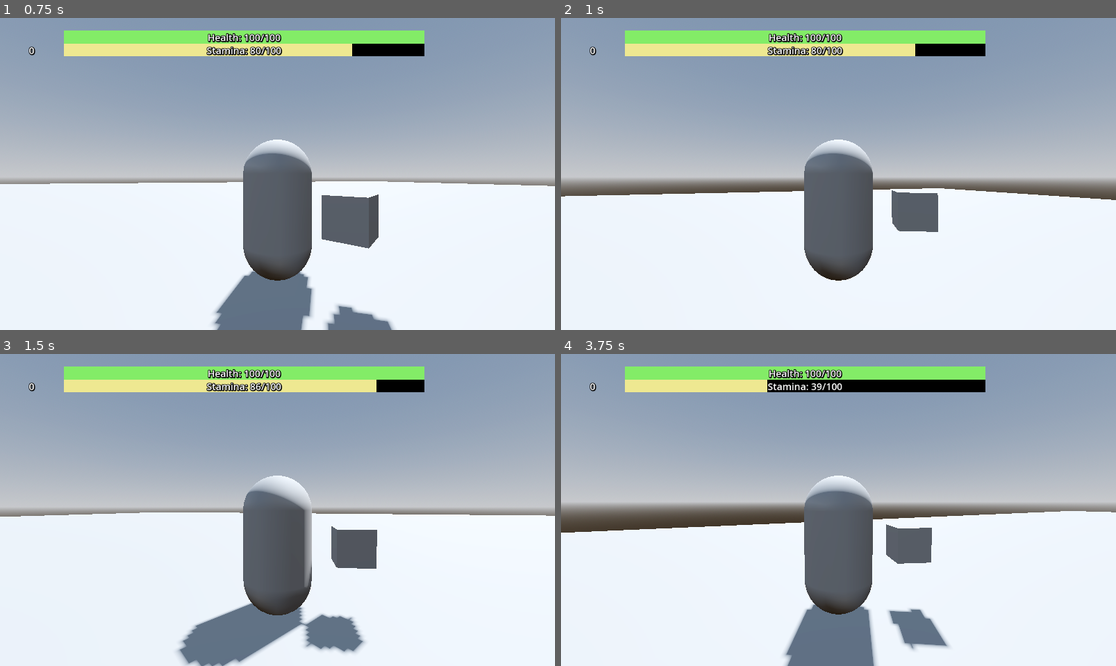
Above: before the commit, frames 1-4 (two rows, left to right).
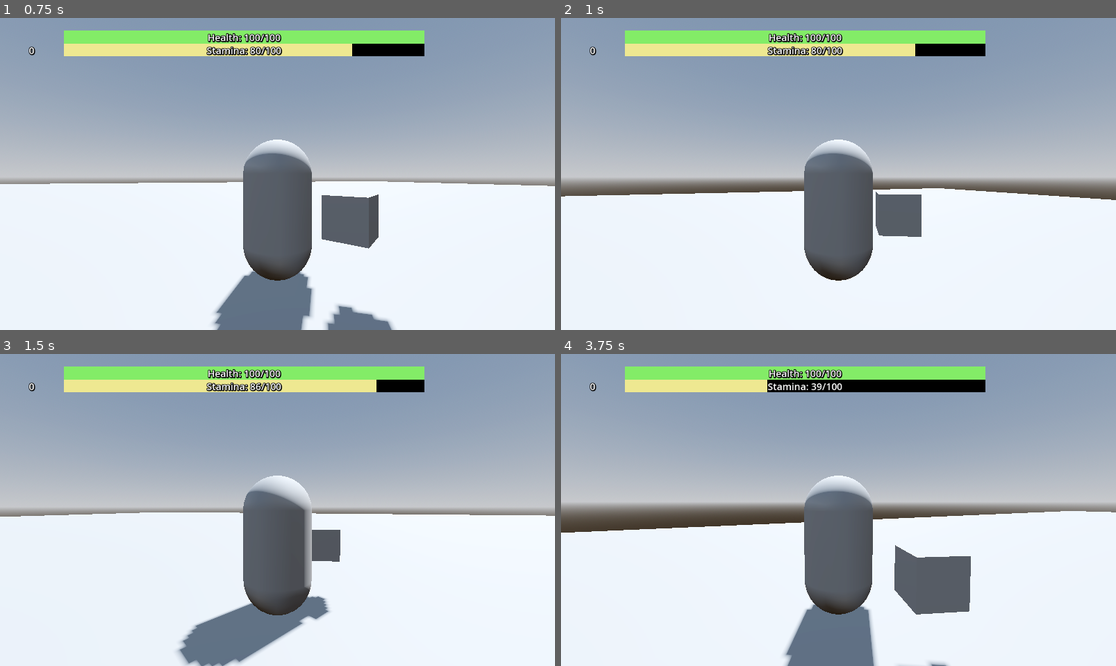
Above: after the commit, the same moments.

Repository: jalvarez2016/Crow-Shrine
Game: Godot game, scene res://Shrine.tscn
Same seed, same stepped clock (60 frames per second), same inputs: the game is played once before the commit and once after it. The project has no main scene, so this scene is started directly.
Inputs (mouse positions are in pixels of both pictures, inside the frame that each line leads up to):
- Up to frame 1 (0.75 s): tap Enter at 0.5 s; move the mouse to (305, 174) at 0.52 s; hold W (forward) from 0.53 s (still down); tap Ctrl (dodge) at 0.6 s
- Up to frame 2 (1 s): keep holding W (forward); tap Space (jump) at 0.77 s; click (866, 174) at 0.8 s
- Up to frame 3 (1.5 s): keep holding W (forward); move the mouse to (249, 510) at 1.27 s; click (249, 510) at 1.35 s
- Up to frame 4 (3.75 s): keep holding W (forward); tap Space (jump) at 1.52, 3.02 s; tap Ctrl (dodge) at 1.55, 2.1, 3.05 s; move the mouse to (849, 503) at 2.02 s; click (849, 503) at 2.3 s; move the mouse to (832, 516) at 2.77 s; tap Shift (sprint) at 2.85 s; move the mouse to (877, 513) at 3.52 s; click (877, 513) at 3.6 s

Frame 1 is identical in both runs. In frame 2, 0.9% of the frame differs, in the area x 56-68%, y 55-71%; in frame 3, 2.6%; in frame 4, 3.8%, in the area x 58-74%, y 54-100%.

Commit message:
Player attack logic

Diff:
--- a/Enemies/BaseEnemy.gd
+++ b/Enemies/BaseEnemy.gd
@@ -2,10 +2,12 @@
 
 @export var health: float
 @export var strength: float
+@export var invincibility_timer: Timer
 
 const movement_speed = 5.0
 const JUMP_VELOCITY = 4.5
 
+var invincible : bool = false
 var player : CharacterBody3D
 var player_detected : bool
 var player_is_in_striking_distance : bool
@@ -88,11 +90,17 @@
 	health -= damage
 	if health <= 0:
 		is_alive = false
+		print('enemy dead')
 
 func _on_hitbox_entered(area):
+	if invincible:
+		return
 	if area.is_in_group("Weapon"):
 		print('player hit enemy')
-		pass
-	#	var damage = area.get_damage()
-		#attacked(damage);
-	pass # Replace with function body.
+		var damage = area.get_damage()
+		attacked(damage);
+		invincible = true
+		invincibility_timer.start(.5)
+
+func _on_invincibility_timeout():
+	invincible = false
--- a/Enemies/BaseEnemy.tscn
+++ b/Enemies/BaseEnemy.tscn
@@ -55,10 +55,11 @@
 "RESET": SubResource("Animation_gjyan")
 }
 
-[node name="Enemy" type="CharacterBody3D" groups=["Enemy"]]
+[node name="Enemy" type="CharacterBody3D" node_paths=PackedStringArray("invincibility_timer") groups=["Enemy"]]
 script = ExtResource("1_ycuag")
-health = 20.0
+health = 100.0
 strength = 10.0
+invincibility_timer = NodePath("Invincibility")
 
 [node name="NavigationAgent3D" type="NavigationAgent3D" parent="."]
 
@@ -115,7 +116,10 @@
 "": SubResource("AnimationLibrary_mp3t5")
 }
 
+[node name="Invincibility" type="Timer" parent="."]
+
 [connection signal="area_entered" from="Weapon" to="." method="_on_hit_player"]
 [connection signal="body_entered" from="StrikingArea" to="." method="_on_striking_area_entered"]
 [connection signal="body_exited" from="StrikingArea" to="." method="_on_striking_area_exited"]
 [connection signal="area_entered" from="Hitbox" to="." method="_on_hitbox_entered"]
+[connection signal="timeout" from="Invincibility" to="." method="_on_invincibility_timeout"]
--- a/Player/Managers/AttackManager.gd
+++ b/Player/Managers/AttackManager.gd
@@ -1,20 +1,45 @@
 extends Node3D
 class_name AttackManager
 
+var damage : int = 0
 var attack_count : int = 0
-var max_attack_count : int = 1
+var max_attack_count : int = 2
 var combo : int = 0
 
 @export var damage_range: float = 10
 @export var weapon :Weapon
 @export var animator : AnimationPlayer
+@export var comboTimer : Timer
+
+var attacks := [
+	{"animation": "Attack1"},
+	{"animation": "Attack2"},
+	{"animation": "Attack3"}
+];
 
 func attack ():
 	# choose attack animation based on where you are in the combo
 	# attacks do more damage the further you are in a combo
+	if animator.is_playing():
+		return
+	comboTimer.start(1)
+	damage = weapon.damage + int(randf_range(0, damage_range)) + (combo * 10)
+	animator.play(attacks[attack_count].animation)
+	print(attacks[attack_count].animation)
+
 	if attack_count < max_attack_count:
 		attack_count += 1
+	else:
+		attack_count = 0
+
+	combo += 1
 
 
 func get_damage():
-	pass
+	print_rich("[color=red][b]Player did this much damage:", damage,"[/b][/color]")
+	return damage
+
+
+func _on_combo_reset_timeout():
+	attack_count = 0
+	combo = 0
--- a/Player/Player.tscn
+++ b/Player/Player.tscn
@@ -21,6 +21,80 @@
 [sub_resource type="BoxMesh" id="BoxMesh_pdpfj"]
 size = Vector3(0.5, 0.5, 0.5)
 
+[sub_resource type="Animation" id="Animation_ncric"]
+resource_name = "Attack1"
+length = 0.8
+step = 0.05
+tracks/0/type = "value"
+tracks/0/imported = false
+tracks/0/enabled = true
+tracks/0/path = NodePath(".:position")
+tracks/0/interp = 1
+tracks/0/loop_wrap = true
+tracks/0/keys = {
+"times": PackedFloat32Array(0, 0.1, 0.2, 0.25, 0.3, 0.55, 0.6, 0.8),
+"transitions": PackedFloat32Array(1, 1, 1, 1, 1, 1, 1, 1),
+"update": 0,
+"values": [Vector3(-1.06044, 0, 0), Vector3(-0.793, -0.107, -1.081), Vector3(-0.793, 0.093, 0.64), Vector3(0.27, 0.193, 2.121), Vector3(1.059, -0.085, -0.374), Vector3(0.236, -0.089, 0.808), Vector3(-0.587, -0.092, 0.757), Vector3(-1.06044, 0, 0)]
+}
+
+[sub_resource type="Animation" id="Animation_5v2i4"]
+length = 0.001
+tracks/0/type = "value"
+tracks/0/imported = false
+tracks/0/enabled = true
+tracks/0/path = NodePath(".:position")
+tracks/0/interp = 1
+tracks/0/loop_wrap = true
+tracks/0/keys = {
+"times": PackedFloat32Array(0),
+"transitions": PackedFloat32Array(1),
+"update": 0,
+"values": [Vector3(-1.06044, 0, 0)]
+}
+
+[sub_resource type="Animation" id="Animation_memes"]
+resource_name = "Attack2"
+length = 0.6
+step = 0.05
+tracks/0/type = "value"
+tracks/0/imported = false
+tracks/0/enabled = true
+tracks/0/path = NodePath(".:position")
+tracks/0/interp = 1
+tracks/0/loop_wrap = true
+tracks/0/keys = {
+"times": PackedFloat32Array(0, 0.15, 0.2, 0.6),
+"transitions": PackedFloat32Array(1, 1, 1, 1),
+"update": 0,
+"values": [Vector3(-1.06044, 0, 0), Vector3(-0.799879, 0, 0.540829), Vector3(0, 0, 2), Vector3(-1.06044, 0, 0)]
+}
+
+[sub_resource type="Animation" id="Animation_try5m"]
+resource_name = "Attack3"
+length = 0.7
+step = 0.01
+tracks/0/type = "value"
+tracks/0/imported = false
+tracks/0/enabled = true
+tracks/0/path = NodePath(".:position")
+tracks/0/interp = 1
+tracks/0/loop_wrap = true
+tracks/0/keys = {
+"times": PackedFloat32Array(0, 0.28, 0.33, 0.38, 0.43, 0.53, 0.7),
+"transitions": PackedFloat32Array(1, 1, 1, 1, 1, 1, 1),
+"update": 0,
+"values": [Vector3(-1.06044, 0, 0), Vector3(-0.817849, 4.06704e-08, -0.917158), Vector3(-0.157, -0.234, 1.019), Vector3(-0.052, 0.303, 2.08), Vector3(0, 1.056, 2.085), Vector3(0, 0.918, 2.085), Vector3(-1.06044, 0, 0)]
+}
+
+[sub_resource type="AnimationLibrary" id="AnimationLibrary_a13af"]
+_data = {
+"Attack1": SubResource("Animation_ncric"),
+"Attack2": SubResource("Animation_memes"),
+"Attack3": SubResource("Animation_try5m"),
+"RESET": SubResource("Animation_5v2i4")
+}
+
 [sub_resource type="StyleBoxFlat" id="StyleBoxFlat_j0x4p"]
 bg_color = Color(0.933333, 0.909804, 0.568627, 1)
 
@@ -101,17 +175,23 @@
 mesh = SubResource("CapsuleMesh_tadse")
 skeleton = NodePath("../CollisionShape3D")
 
-[node name="Weapon" type="Area3D" parent="MeshInstance3D" groups=["Weapon"]]
+[node name="Weapon" type="Area3D" parent="MeshInstance3D" node_paths=PackedStringArray("attackManager") groups=["Weapon"]]
 transform = Transform3D(1, 0, 0, 0, 1, 0, 0, 0, 1, -1.06044, 0, 0)
 script = ExtResource("2_gkliq")
 weapon_name = "Pin"
 damage = 18
+attackManager = NodePath("../../AttackManager")
 
 [node name="CollisionShape3D" type="CollisionShape3D" parent="MeshInstance3D/Weapon"]
 shape = SubResource("BoxShape3D_2x4vg")
 
 [node name="MeshInstance3D" type="MeshInstance3D" parent="MeshInstance3D/Weapon"]
 mesh = SubResource("BoxMesh_pdpfj")
+
+[node name="AttackAnimator" type="AnimationPlayer" parent="MeshInstance3D/Weapon"]
+libraries = {
+"": SubResource("AnimationLibrary_a13af")
+}
 
 [node name="Head" type="Node3D" parent="."]
 transform = Transform3D(1, 0, 0, 0, 1, 0, 0, 0, 1, 0, 0.5, 0)
@@ -191,9 +271,13 @@
 "": SubResource("AnimationLibrary_7hrsk")
 }
 
-[node name="AttackManager" type="Node3D" parent="." node_paths=PackedStringArray("weapon", "animator")]
+[node name="AttackManager" type="Node3D" parent="." node_paths=PackedStringArray("weapon", "animator", "comboTimer")]
 script = ExtResource("9_x6xln")
 weapon = NodePath("../MeshInstance3D/Weapon")
-animator = NodePath("../AnimationPlayer")
+animator = NodePath("../MeshInstance3D/Weapon/AttackAnimator")
+comboTimer = NodePath("ComboReset")
+
+[node name="ComboReset" type="Timer" parent="AttackManager"]
 
 [connection signal="timeout" from="RollTimer" to="." method="_on_roll_timer_timeout"]
+[connection signal="timeout" from="AttackManager/ComboReset" to="AttackManager" method="_on_combo_reset_timeout"]
--- a/Player/PlayerManager.gd
+++ b/Player/PlayerManager.gd
@@ -30,8 +30,11 @@
 	if is_on_floor() and Input.is_action_just_pressed("jump"):
 		velocity.y = jump_force
 
-	if Input.is_action_just_pressed("dodge"): # need to check if stamina is enough
+	if Input.is_action_just_pressed("dodge"):
 		dodge()
+	if Input.is_action_just_pressed("weapon_attack"):
+		attack()
+
 
 	var input_dir = Input.get_vector("left", "right", "forward", "back")
 	var move_direction := (transform.basis * Vector3(input_dir.x, 0, input_dir.y)).normalized()
@@ -87,8 +90,7 @@
 	dodging = false
 
 func attack():
-	#Have an attack counter
-	pass
+	attack_manager.attack()
 
 func get_damage():
-	pass
+	attack_manager.get_damage()
--- a/Player/Weapons/BaseWeapon.gd
+++ b/Player/Weapons/BaseWeapon.gd
@@ -3,3 +3,7 @@
 
 @export var weapon_name : String
 @export var damage : int
+@export var attackManager : AttackManager
+
+func get_damage():
+	return attackManager.get_damage()
--- a/project.godot
+++ b/project.godot
@@ -56,6 +56,21 @@
 "events": [Object(InputEventKey,"resource_local_to_scene":false,"resource_name":"","device":-1,"window_id":0,"alt_press …(182 unchanged characters)…
 ]
 }
+weapon_attack={
+"deadzone": 0.5,
+"events": [Object(InputEventMouseButton,"resource_local_to_scene":false,"resource_name":"","device":-1,"window_id":0,"alt_pressed":false,"shift_pressed":false,"ctrl_pressed":false,"meta_pressed":false,"button_mask":0,"position":Vector2(0, 0),"global_position":Vector2(0, 0),"factor":1.0,"button_index":1,"canceled":false,"pressed":false,"double_click":false,"script":null)
+]
+}
+shield={
+"deadzone": 0.5,
+"events": [Object(InputEventKey,"resource_local_to_scene":false,"resource_name":"","device":-1,"window_id":0,"alt_pressed":false,"shift_pressed":false,"ctrl_pressed":false,"meta_pressed":false,"pressed":false,"keycode":0,"physical_keycode":67,"key_label":0,"unicode":99,"echo":false,"script":null)
+]
+}
+magic={
+"deadzone": 0.5,
+"events": [Object(InputEventKey,"resource_local_to_scene":false,"resource_name":"","device":-1,"window_id":0,"alt_pressed":false,"shift_pressed":false,"ctrl_pressed":false,"meta_pressed":false,"pressed":false,"keycode":0,"physical_keycode":86,"key_label":0,"unicode":118,"echo":false,"script":null)
+]
+}
 
 [navigation]
 
Not shown, added: Concept_Art/Cats.png.import
Not shown, added: Concept_Art/Crow_Concept.png.import
Not shown, added: Concept_Art/Eagles.png.import
Not shown, added: Concept_Art/Game_Play_Loop.png.import
Not shown, added: Concept_Art/Owl.png.import
Not shown, added: Concept_Art/Scarecrow.png.import
Not shown, added: Concept_Art/Shrine.png.import
Not shown: 1 places in Player/Player.tscn that only renumber resources
